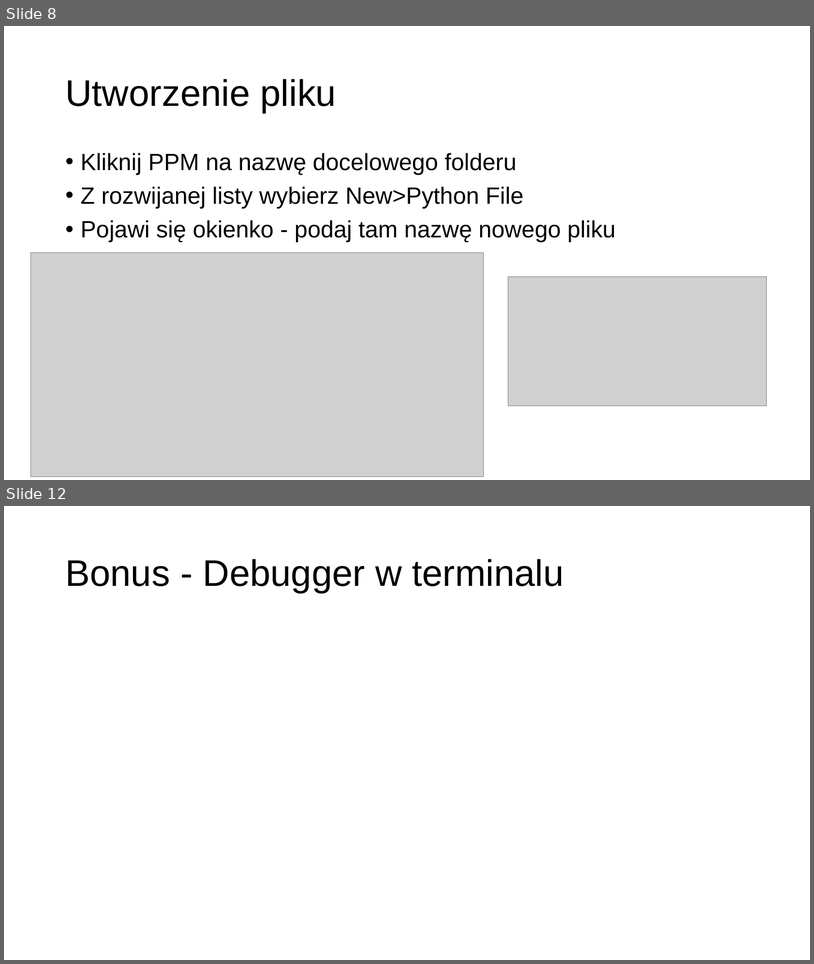
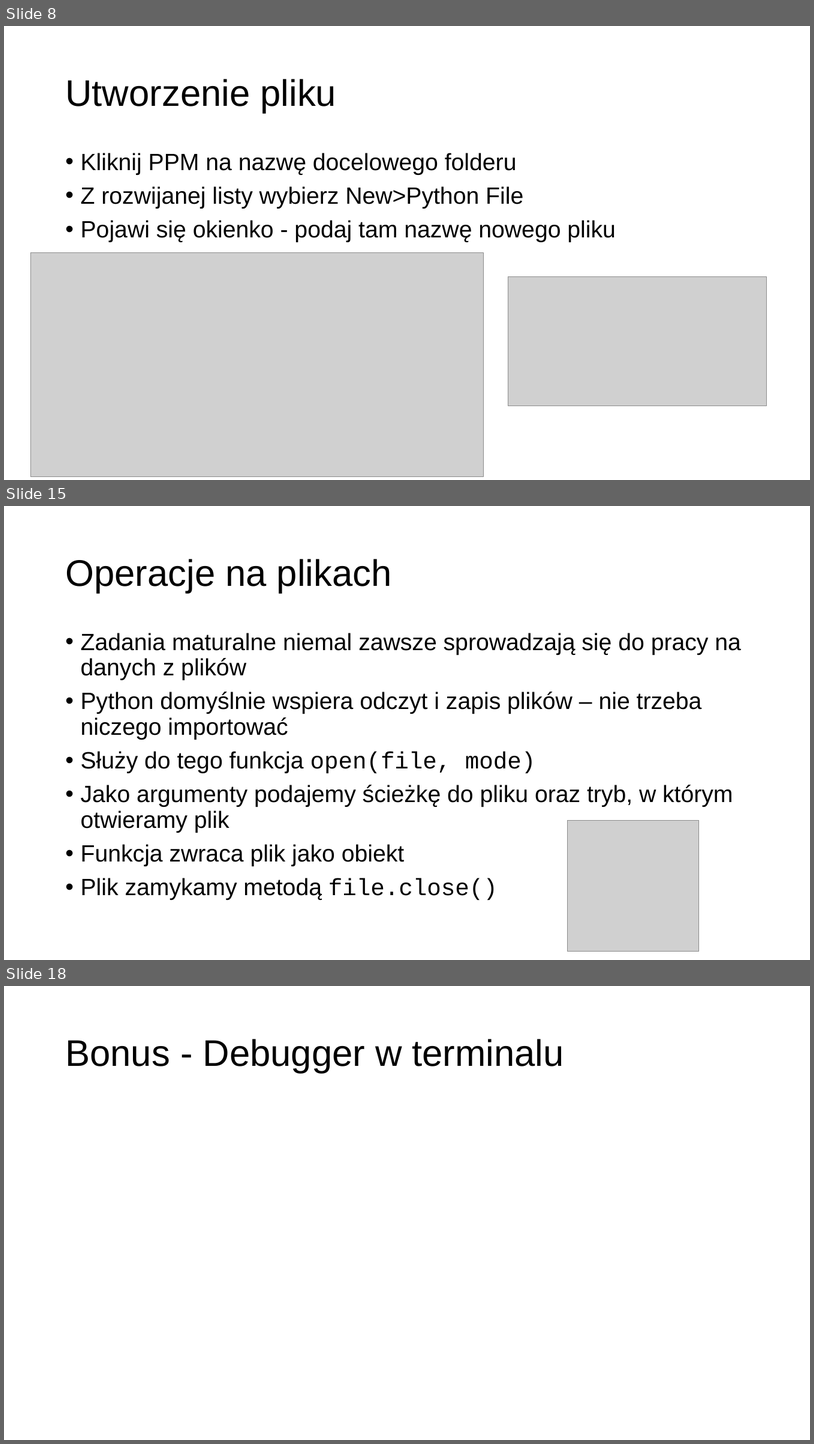
Before and after one commit to MikoStoro/ETI_Academy_Matura, a slide deck: prezentacje/prezentacja1.pptx. Shown one above the other, each under a label of ours: slides 8 and 12 before the commit, slides 8, 15 and 18 after it; the slides between them are not shown. The pictures are 814x964 and 814x1444 pixels, drawn with LibreOffice and Linux fonts; fonts in the diff are those of the drawing; grey boxes stand for pictures; background and template pictures are left out. Boxes give left, top, right and bottom in pixels: in the first picture for what was removed or moved away, otherwise in the second. Text is boxed around its words. In the diff, an @@ line names an element or a change of style, - is before the commit and + after.

```diff
--- a/prezentacje/prezentacja1.pptx
+++ b/prezentacje/prezentacja1.pptx
@@ slide 15 added at [4,506,810,960], background picture (left out) @@
@@ title added at [65,559,392,593], 44 pt, text #000000 @@
+Operacje na plikach
@@ text added at [81,633,741,900], 28 pt, text #000000 @@
+• Zadania maturalne niemal zawsze sprowadzają się do pracy na danych z plików
+• Python domyślnie wspiera odczyt i zapis plików – nie trzeba niczego importować
+• Służy do tego funkcja open(file, mode)
+• Jako argumenty podajemy ścieżkę do pliku oraz tryb, w którym otwieramy plik
+• Funkcja zwraca plik jako obiekt
+• Plik zamykamy metodą file.close()
@@ picture added at [568,820,699,951] @@
@@ what was slide 12 is now slide 18 @@
```
Also in this commit, not shown: 2 slides changed, 7 other slides added, 2 slides removed, 9 other files.
